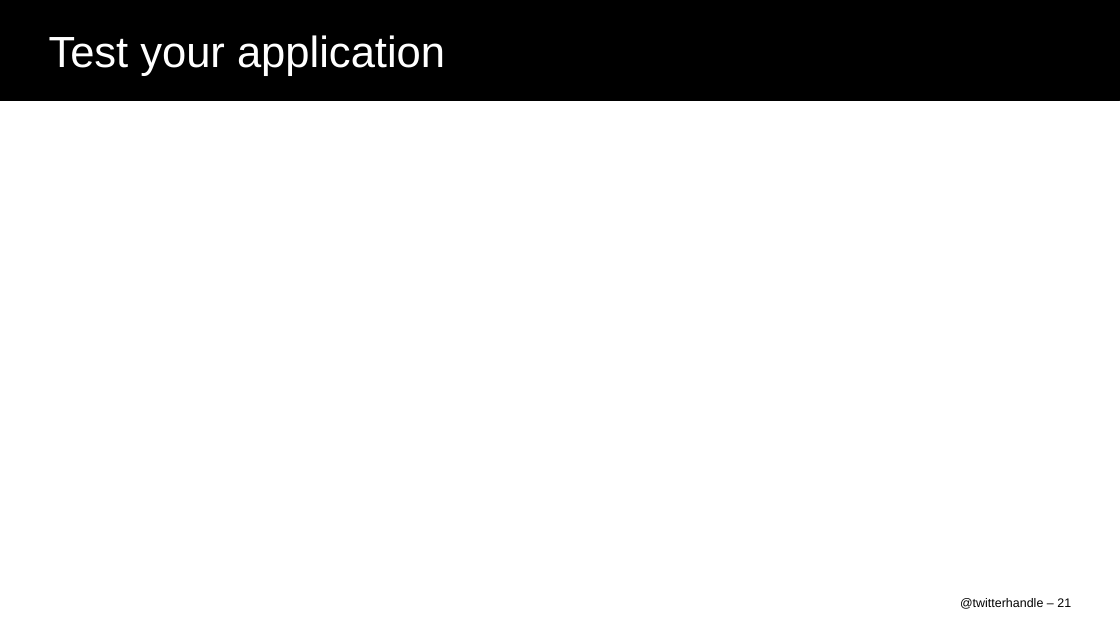
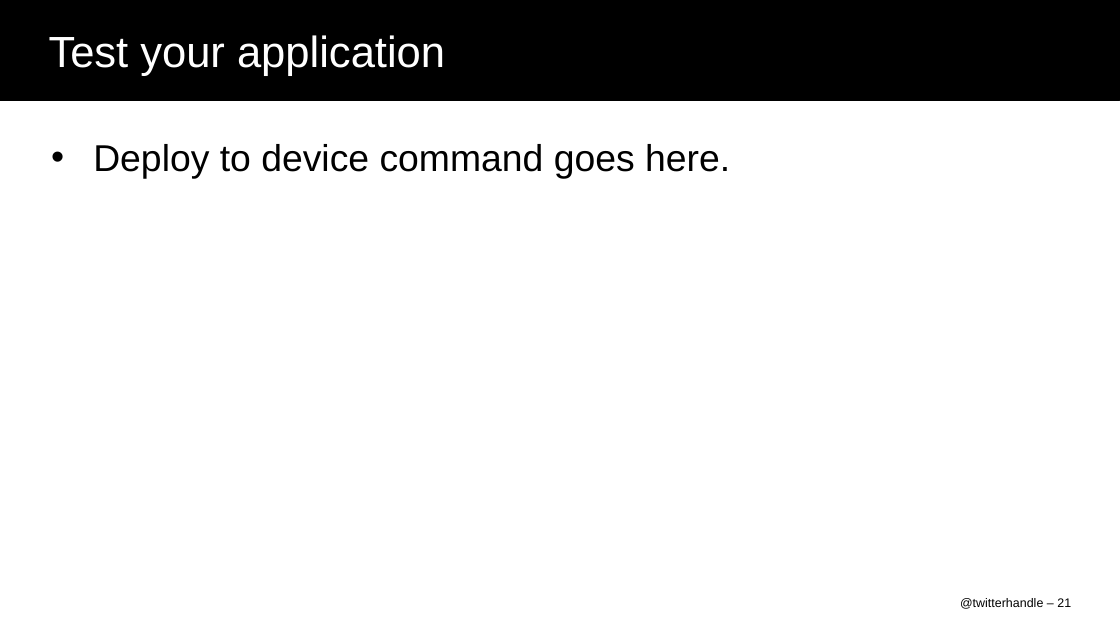
Before and after one commit to nukulb/devcon-demo, a slide deck: slide 21 of DEV51_DelCol.ppt. Drawn at 1120x630 pixels with LibreOffice and Linux fonts; fonts in the diff are those of the drawing; background and template pictures are left out. Boxes give left, top, right and bottom in pixels: in the first picture for what was removed or moved away, otherwise in the second. Text is boxed around its words. In the diff, an @@ line names an element or a change of style, - is before the commit and + after.

```diff
--- a/DEV51_DelCol.ppt
+++ b/DEV51_DelCol.ppt
@@ text added at box(93, 144, 730, 179), 24 pt, text #000000 @@
+• Deploy to device command goes here.
```
Also in this commit, not shown: 3 other slides changed, 2 slides added, 8 slides removed, 2 other files.
